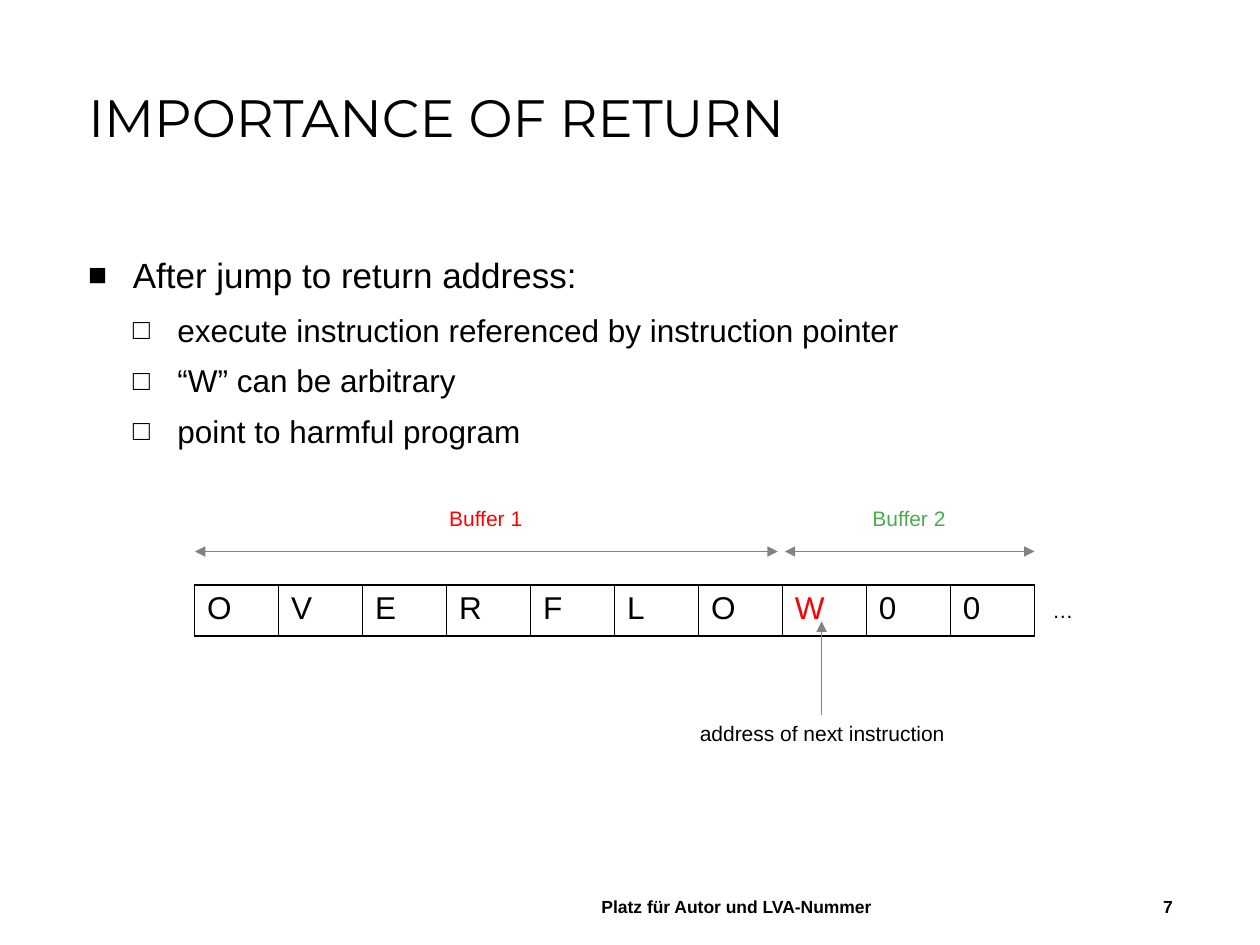
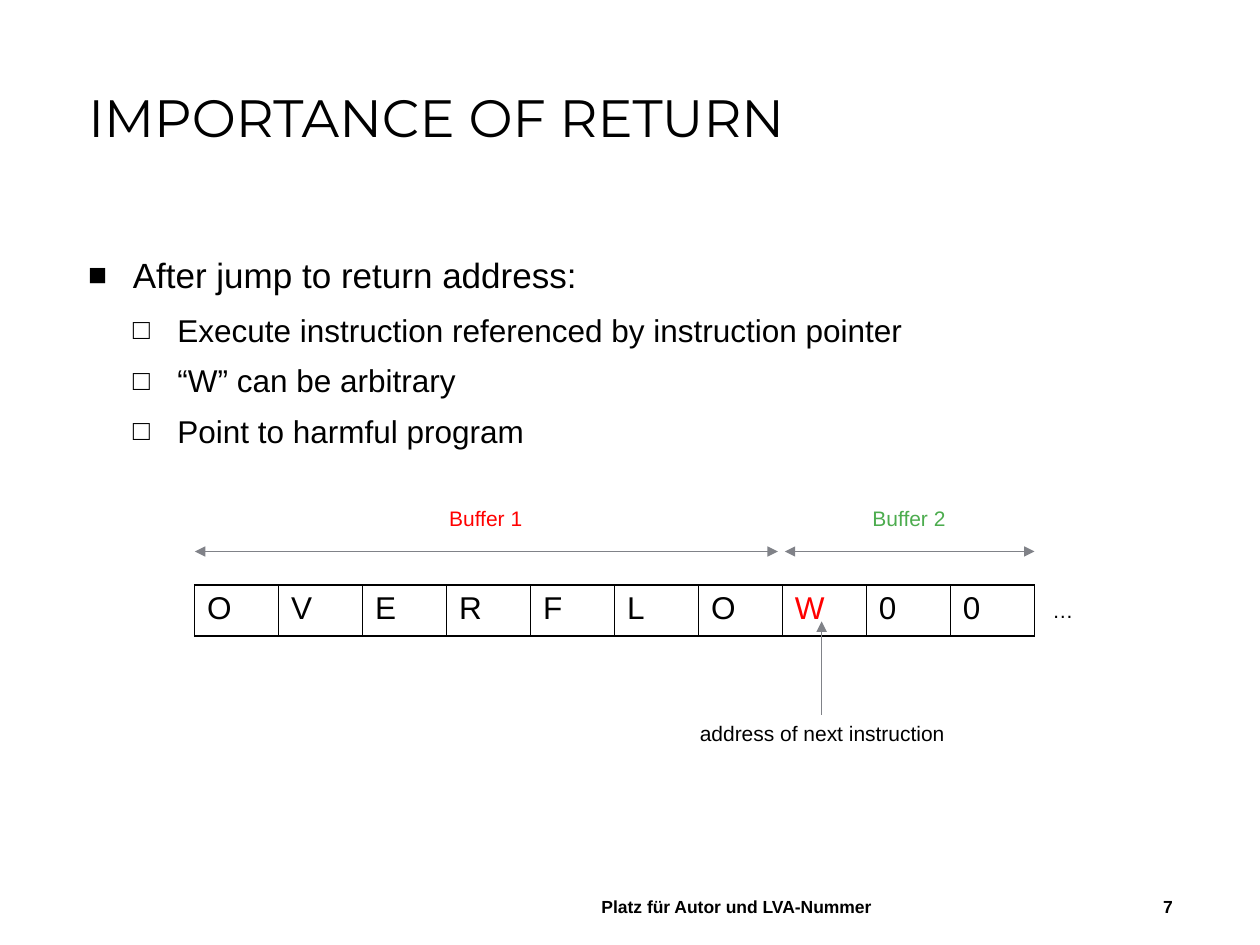
Before and after one commit to StefanHaslhofer/Seminar_Networks_and_Security, a slide deck: slide 7 of ROP.pptx. Drawn at 1260x945 pixels with LibreOffice and Linux fonts; fonts in the diff are those of the drawing; background and template pictures are left out. Boxes give left, top, right and bottom in pixels: in the first picture for what was removed or moved away, otherwise in the second. Text is boxed around its words. In the diff, an @@ line names an element or a change of style, - is before the commit and + after.

```diff
--- a/ROP.pptx
+++ b/ROP.pptx
@@ text at (177, 319, 902, 348): text changed @@
-  □ execute instruction referenced by instruction pointer
+  □ Execute instruction referenced by instruction pointer
@@ text at (177, 420, 524, 449): text changed @@
-  □ point to harmful program
+  □ Point to harmful program
```
Also in this commit, not shown: 3 other slides changed, 18 slides added.
